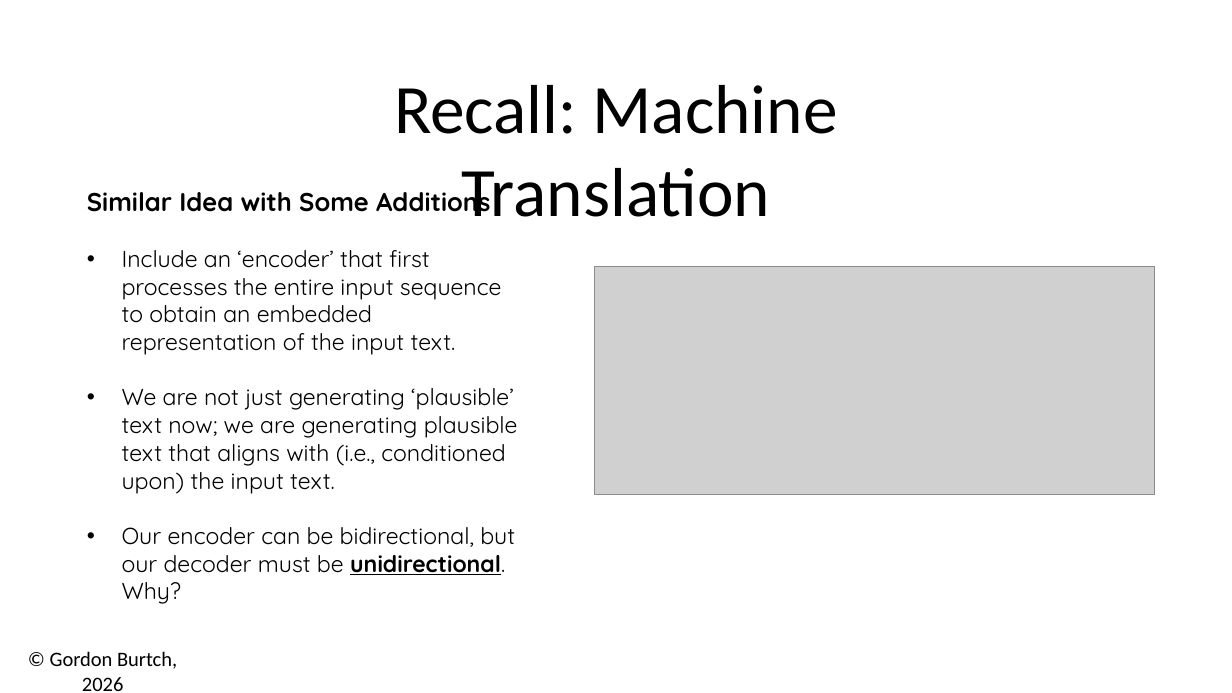
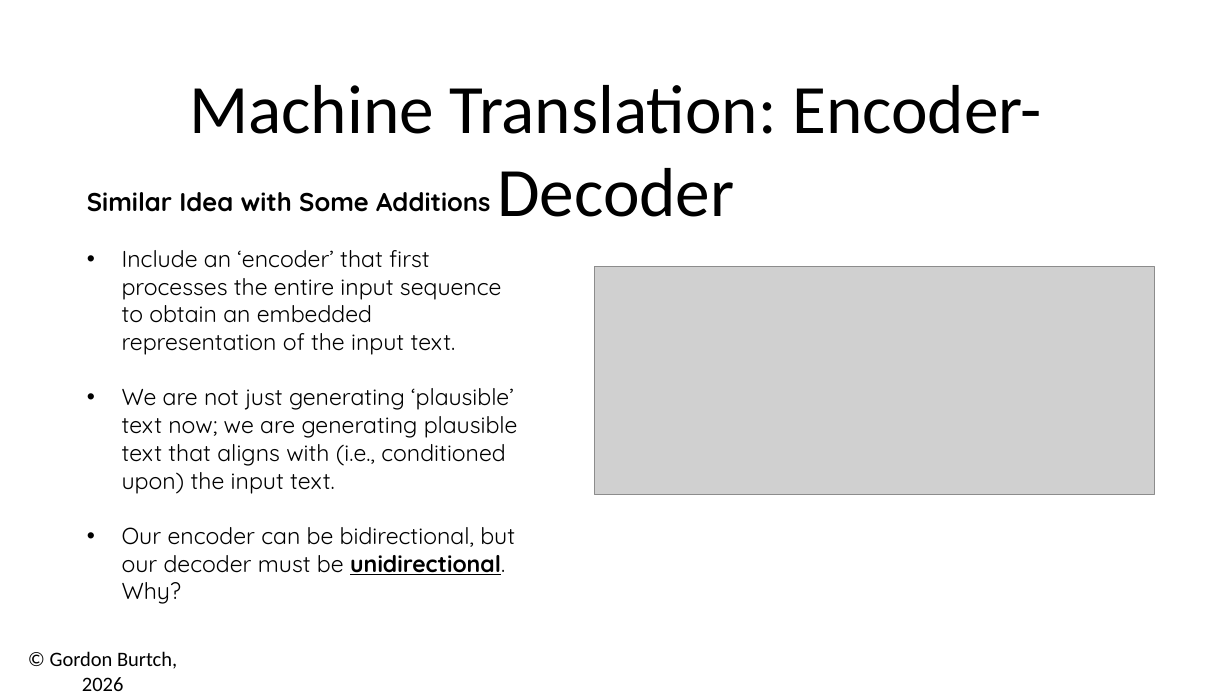
Before and after one commit to gburtch/BA510-2026, a slide deck: slide 3 of Week 10/10 - Generative Text Models.pptx. Drawn at 1232x693 pixels with LibreOffice and Linux fonts; fonts in the diff are those of the drawing; grey boxes stand for pictures. Boxes give left, top, right and bottom in pixels: in the first picture for what was removed or moved away, otherwise in the second. Text is boxed around its words. In the diff, an @@ line names an element or a change of style, - is before the commit and + after.

```diff
--- a/Week 10/10 - Generative Text Models.pptx
+++ b/Week 10/10 - Generative Text Models.pptx
@@ text at <box>189,85,1042,217</box>: text changed @@
-Recall: Machine Translation
+Machine Translation: Encoder-Decoder
```
Also in this commit, not shown: 2 other slides changed, 1 slide added, 2 slides removed, 5 other files.
